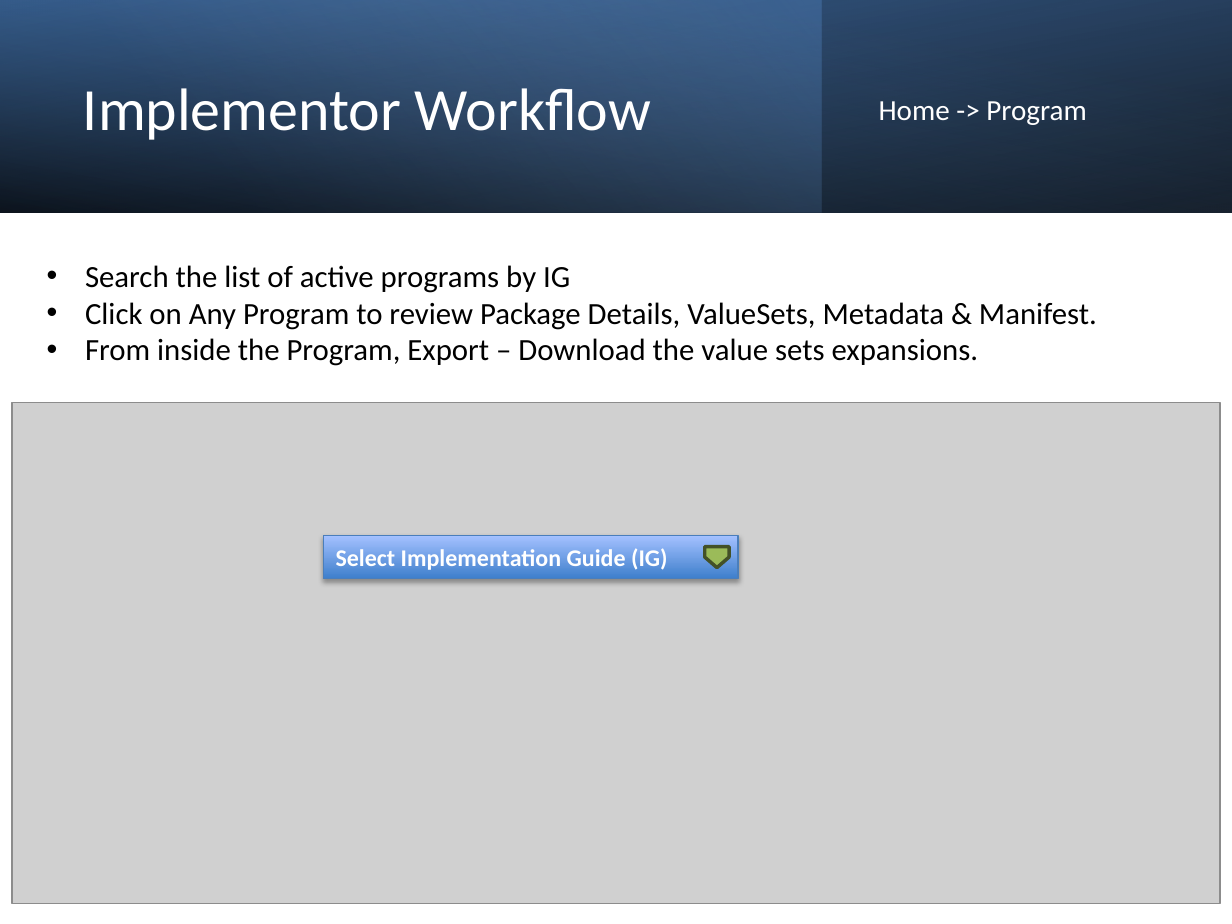
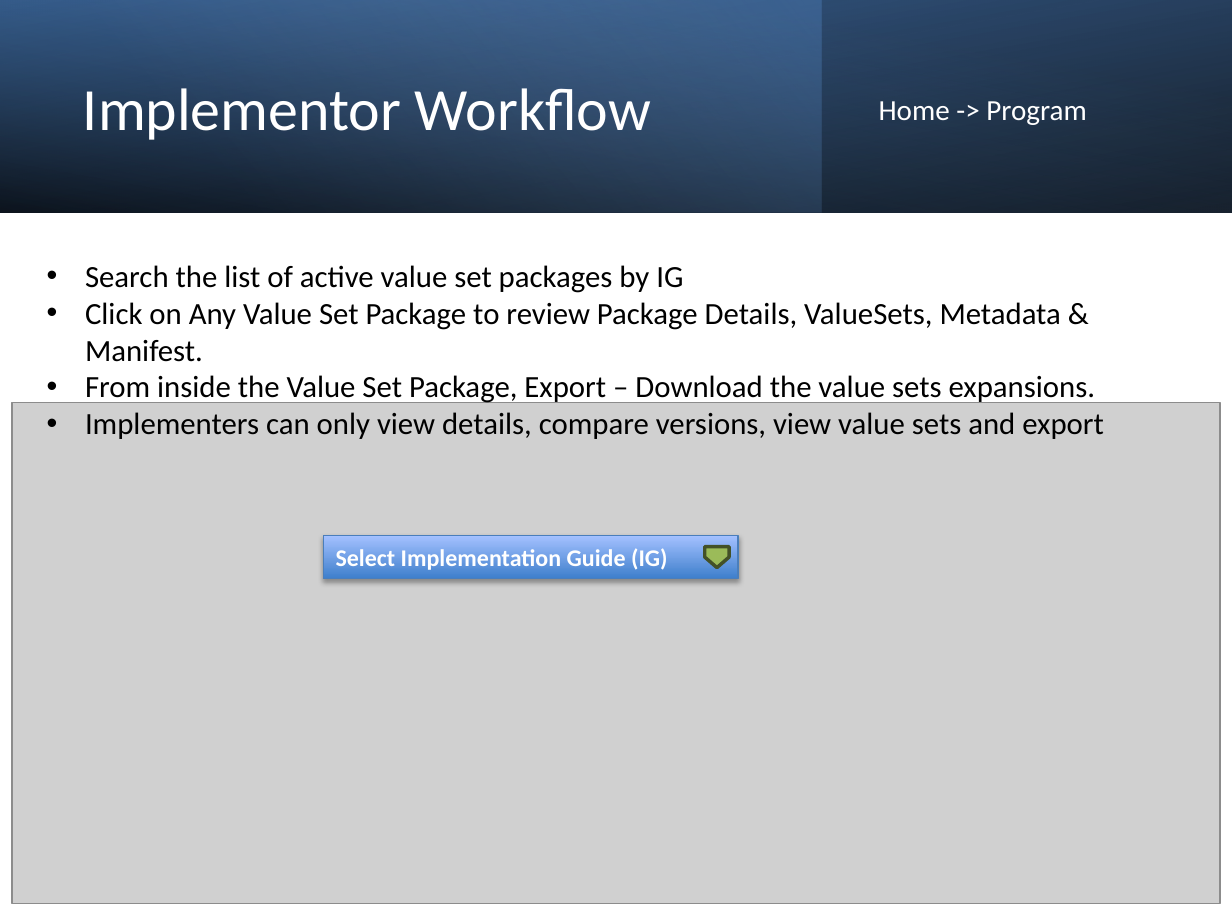
Before and after one commit to DBCG/aphl-vsm, a slide deck: slide 5 of vsp/docs/VSM_UI Proposal.pptx. Drawn at 1232x924 pixels with LibreOffice and Linux fonts; fonts in the diff are those of the drawing; grey boxes stand for pictures. Boxes give left, top, right and bottom in pixels: in the first picture for what was removed or moved away, otherwise in the second. Text is boxed around its words. In the diff, an @@ line names an element or a change of style, - is before the commit and + after.

```diff
--- a/vsp/docs/VSM_UI Proposal.pptx
+++ b/vsp/docs/VSM_UI Proposal.pptx
@@ text at (85, 265, 1104, 439): text changed @@
-• Search the list of active programs by IG
-• Click on Any Program to review Package Details, ValueSets, Metadata & Manifest.
-• From inside the Program, Export – Download the value sets expansions.
+• Search the list of active value set packages by IG
+• Click on Any Value Set Package to review Package Details, ValueSets, Metadata & Manifest.
+• From inside the Value Set Package, Export – Download the value sets expansions.
+• Implementers can only view details, compare versions, view value sets and export
```
Also in this commit, not shown: 2 other slides changed.
